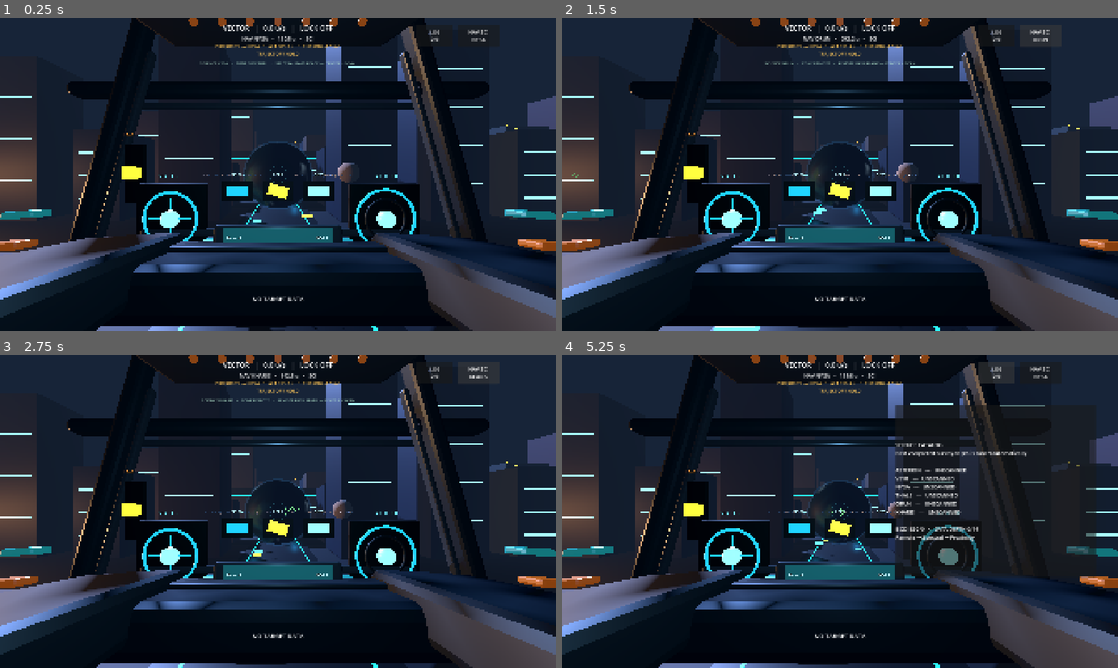
Above: before the commit, frames 1-4 (two rows, left to right).
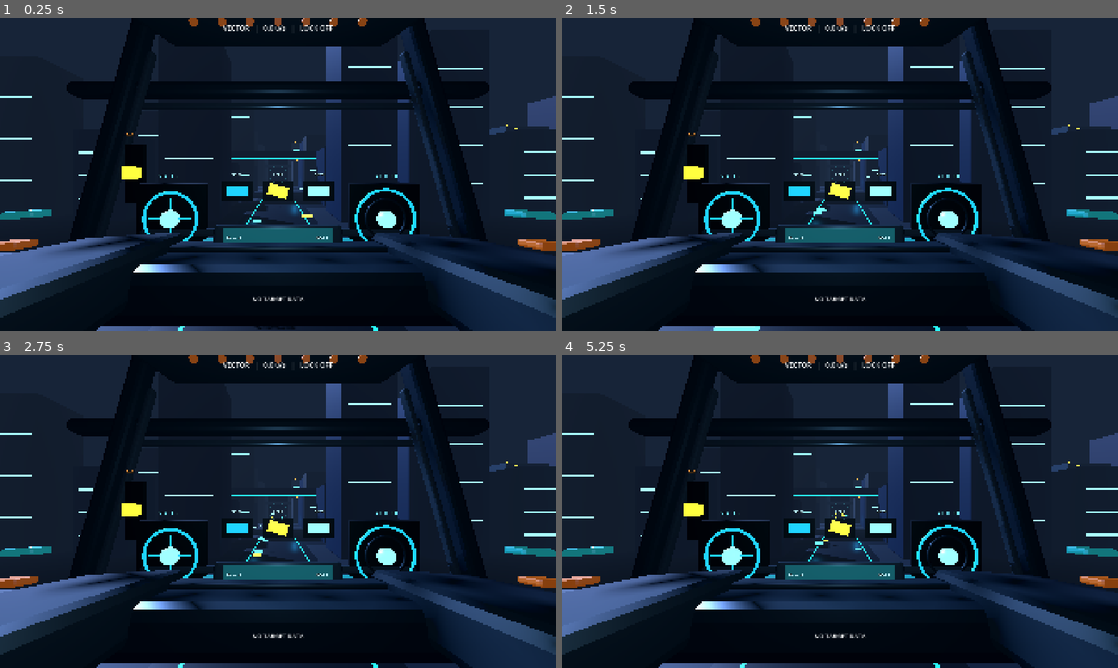
Above: after the commit, the same moments.

Repository: narmanb/science-playground
Game: Godot game, scene res://scenes/main.tscn
Same seed, same stepped clock (60 frames per second), same inputs: the game is played once before the commit and once after it.
Inputs (mouse positions are in pixels of both pictures, inside the frame that each line leads up to):
- Up to frame 1 (0.25 s): no input
- Up to frame 2 (1.5 s): click (1040, 36) at 0.5 s, where only the run before the commit has a clickable "NAV SCI NYSA"; click (1040, 36) at 1.25 s, where only the run before the commit has a clickable "NAV SCI VEYR"
- Up to frame 3 (2.75 s): click (478, 373) at 2 s, where only the run before the commit has a clickable "NAV SCI ORUN"
- Up to frame 4 (5.25 s): click (1040, 373) at 2.75 s, where only the run before the commit has a clickable "NAV SCI KHARIS"; click (1040, 373) at 3.5 s, where only the run before the commit has a clickable "NAV SCI THALE"; click (1040, 373) at 4.25 s, where only the run before the commit has a clickable "NAV SCI ASTERION"; click (995, 373) at 5 s, where only the run before the commit has a clickable "LOG 0/6"

The runs differ from the first frame. In frame 1, 17% of the frame differs, in the area x 0-100%, y 0-100%; in frame 2, 17%; in frame 3, 17%; in frame 4, 19%.

Commit message:
Enable local moonlit city test mode

Diff:
--- a/scenes/main.tscn
+++ b/scenes/main.tscn
@@ -17,6 +17,7 @@
 [ext_resource type="Script" path="res://scripts/science_objective_hud_runtime.gd" id="15_science_objective"]
 [ext_resource type="Script" path="res://scripts/diegetic_cockpit_controls.gd" id="16_controls"]
 [ext_resource type="Script" path="res://scripts/moonlit_city.gd" id="17_city"]
+[ext_resource type="Script" path="res://scripts/city_test_mode.gd" id="18_city_mode"]
 
 [sub_resource type="Environment" id="Environment_space"]
 background_mode = 1
@@ -46,6 +47,9 @@
 
 [node name="MoonlitCity" type="Node3D" parent="."]
 script = ExtResource("17_city")
+
+[node name="CityTestMode" type="Node" parent="."]
+script = ExtResource("18_city_mode")
 
 [node name="StellarLightingController" type="Node" parent="."]
 script = ExtResource("14_stellar_light")
Not shown: 1 places in scenes/main.tscn that only renumber resources
